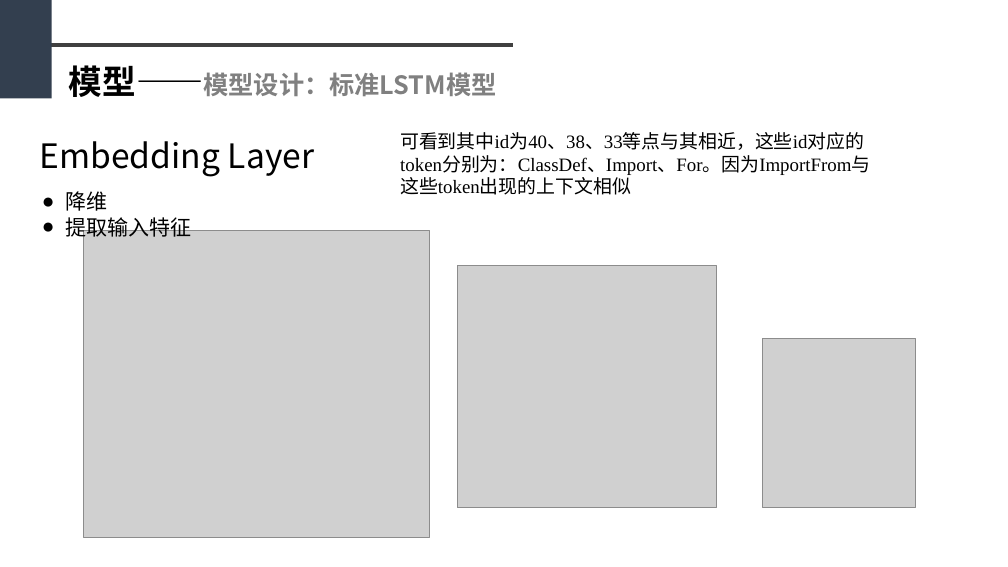
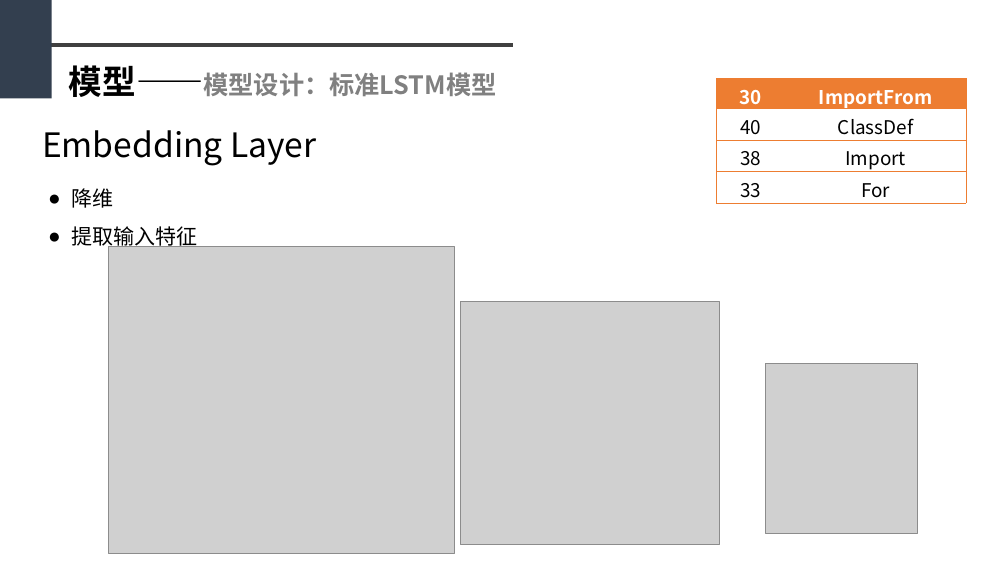
Before and after one commit to sfzhou5678/lstm, a slide deck: slide 19 of 毕业答辩PPT初稿1.pptx. Drawn at 1008x567 pixels with LibreOffice and Linux fonts; fonts in the diff are those of the drawing; grey boxes stand for pictures. Boxes give left, top, right and bottom in pixels: in the first picture for what was removed or moved away, otherwise in the second. Text is boxed around its words. In the diff, an @@ line names an element or a change of style, - is before the commit and + after.

```diff
--- a/毕业答辩PPT初稿1.pptx
+++ b/毕业答辩PPT初稿1.pptx
@@ table added at bbox=[717, 79, 966, 203], 4 rows, 2 columns @@
+30 | ImportFrom
+40 | ClassDef
+38 | Import
+33 | For
@@ title "Embedding Layer": place and size @@
-title "Embedding Layer" at bbox=[40, 141, 314, 177]
+title "Embedding Layer" at bbox=[42, 130, 316, 166]
@@ text removed at bbox=[400, 132, 870, 175] @@
-可看到其中id为40、38、33等点与其相近，这些id对应的token分别为：ClassDef、Import、For。因为ImportFrom与这些token出现的上下文相似
@@ text "降维" at bbox=[72, 188, 198, 249]: line spacing 1 to 1.5 @@
@@ picture: place and size @@
-picture at bbox=[83, 231, 430, 538]
+picture at bbox=[108, 247, 454, 554]
@@ picture: place and size @@
-picture at bbox=[457, 265, 717, 508]
+picture at bbox=[461, 302, 720, 544]
@@ picture: place and size @@
-picture at bbox=[763, 339, 916, 508]
+picture at bbox=[765, 364, 918, 533]
```
Also in this commit, not shown: 12 other slides changed, 1 slide added, 4 other files.
